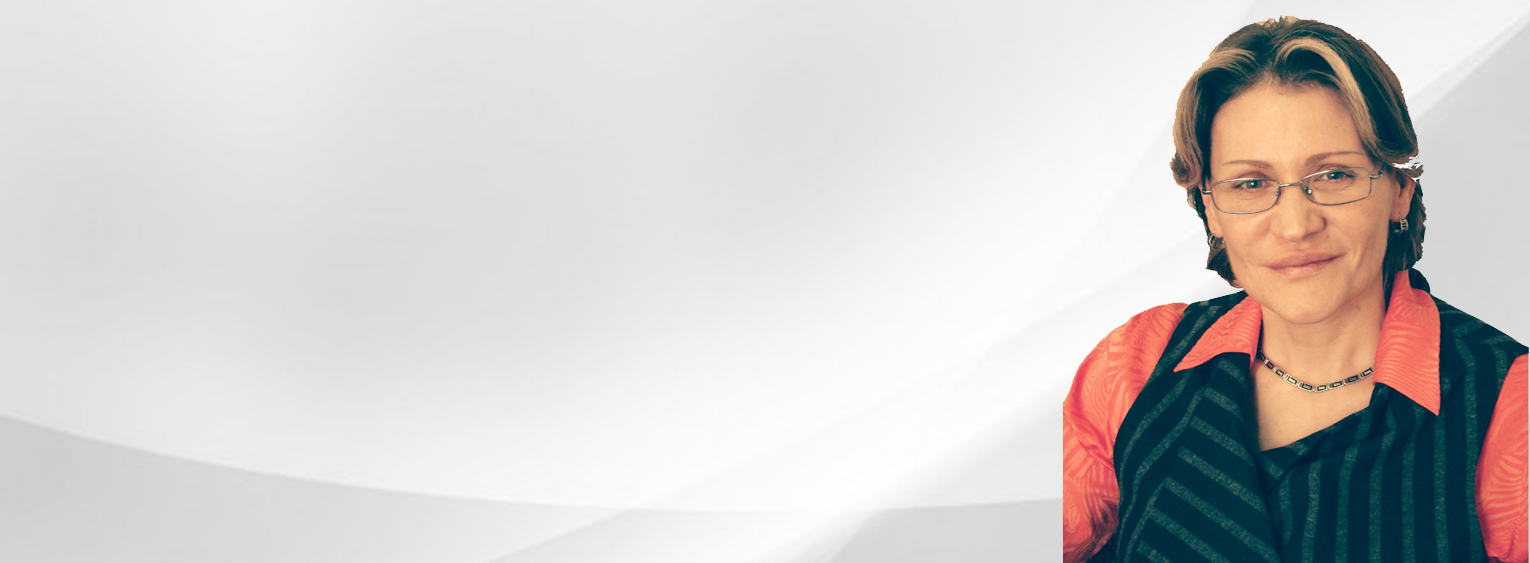
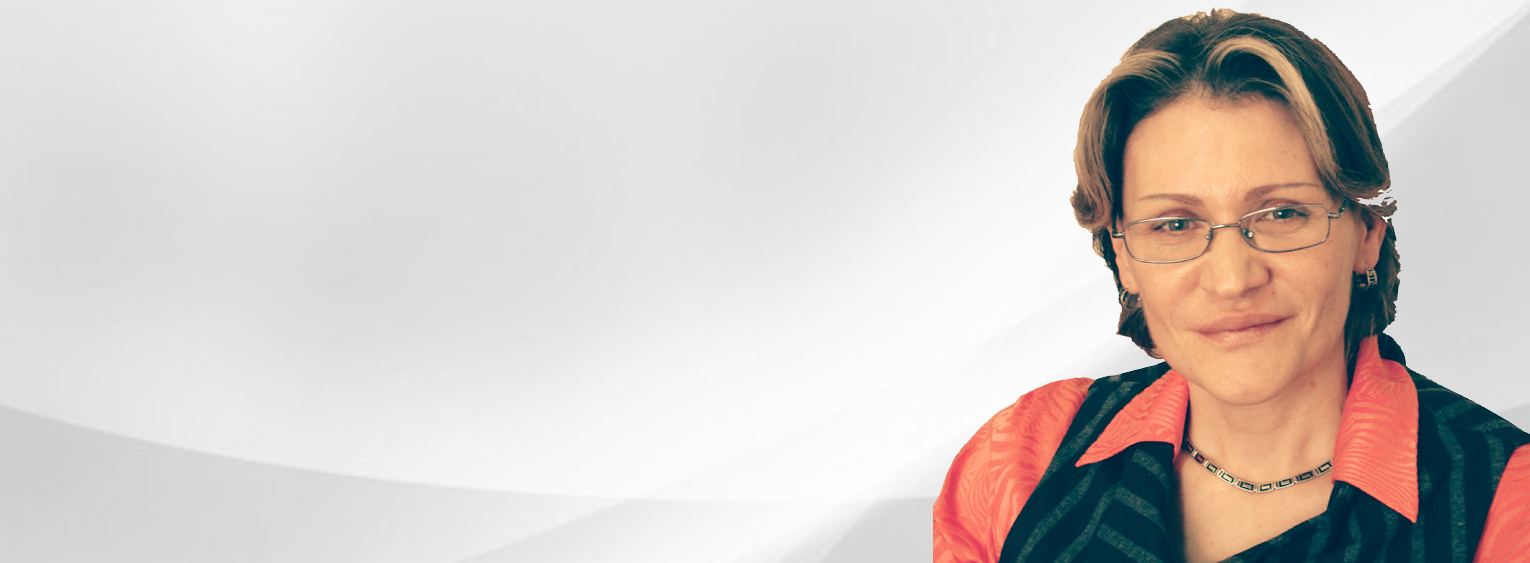
Before/after of a 1530x563 layered artwork. What changed in the layer stack:
painted on "Слой 1" over [933, 6, 1530, 563]
painted on "Фон" over [0, 0, 1530, 563]
